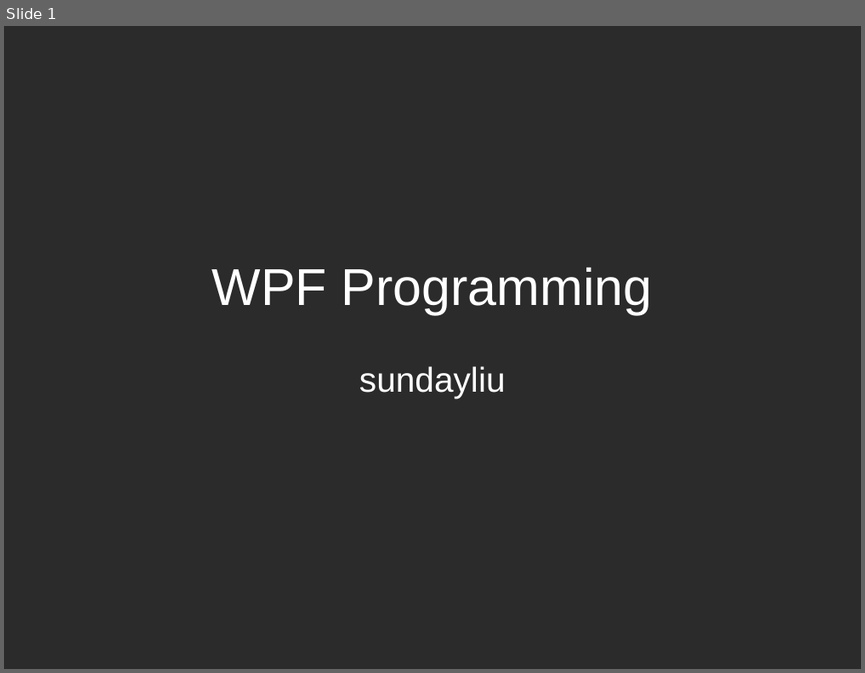
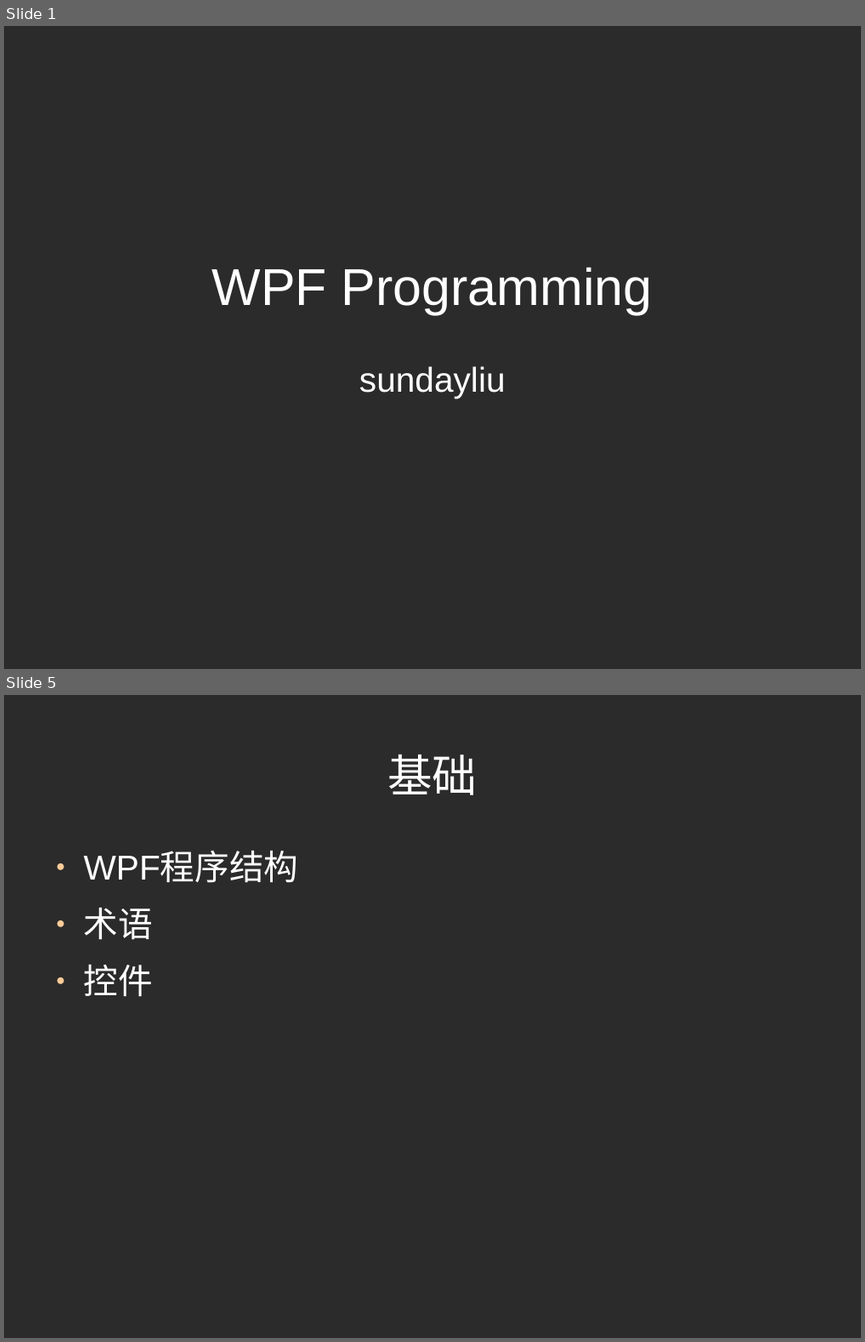
Before and after one commit to martinkro/doc-2017, a slide deck: share/WPF Programming.odp. Shown one above the other, each under a label of ours: slide 1 before the commit, slides 1 and 5 after it; the slides between them are not shown. The pictures are 865x673 and 865x1342 pixels, drawn with LibreOffice and Linux fonts; fonts in the diff are those of the drawing; background and template pictures are left out; a plain dark background stands for a picture behind light text. Boxes give left, top, right and bottom in pixels: in the first picture for what was removed or moved away, otherwise in the second. Text is boxed around its words. In the diff, an @@ line names an element or a change of style, - is before the commit and + after.

```diff
--- a/share/WPF Programming.odp
+++ b/share/WPF Programming.odp
@@ slide 5 added at (4,695,861,1338), background picture (left out) @@
@@ title added at (387,755,477,795), 41.4 pt, text #FFFFFF @@
+基础
@@ text added at (84,852,299,997), 32 pt, text #FFFFFF @@
+● WPF程序结构
+● 术语
+● 控件
```
Also in this commit, not shown: 8 other slides added.
